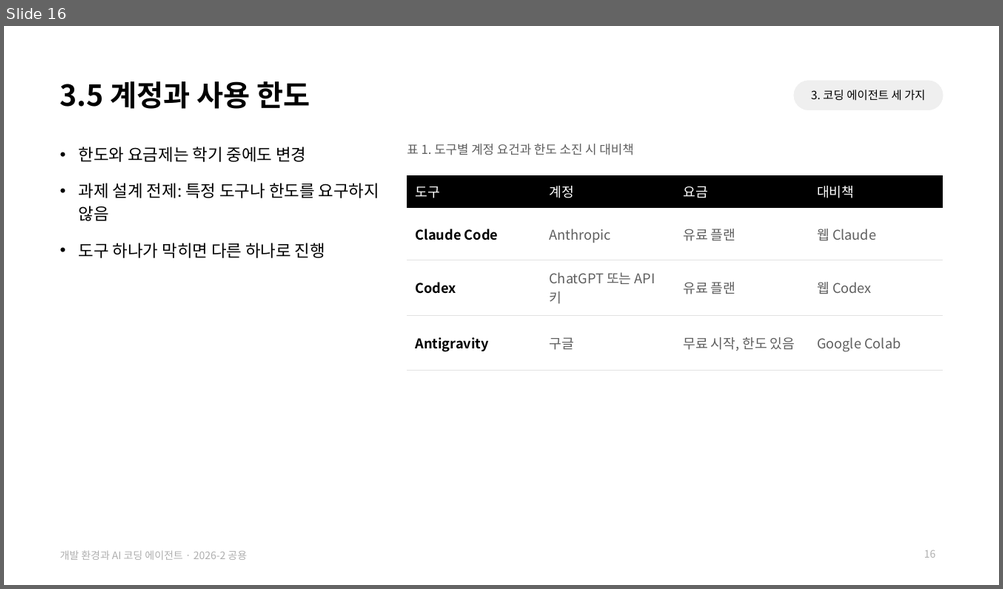
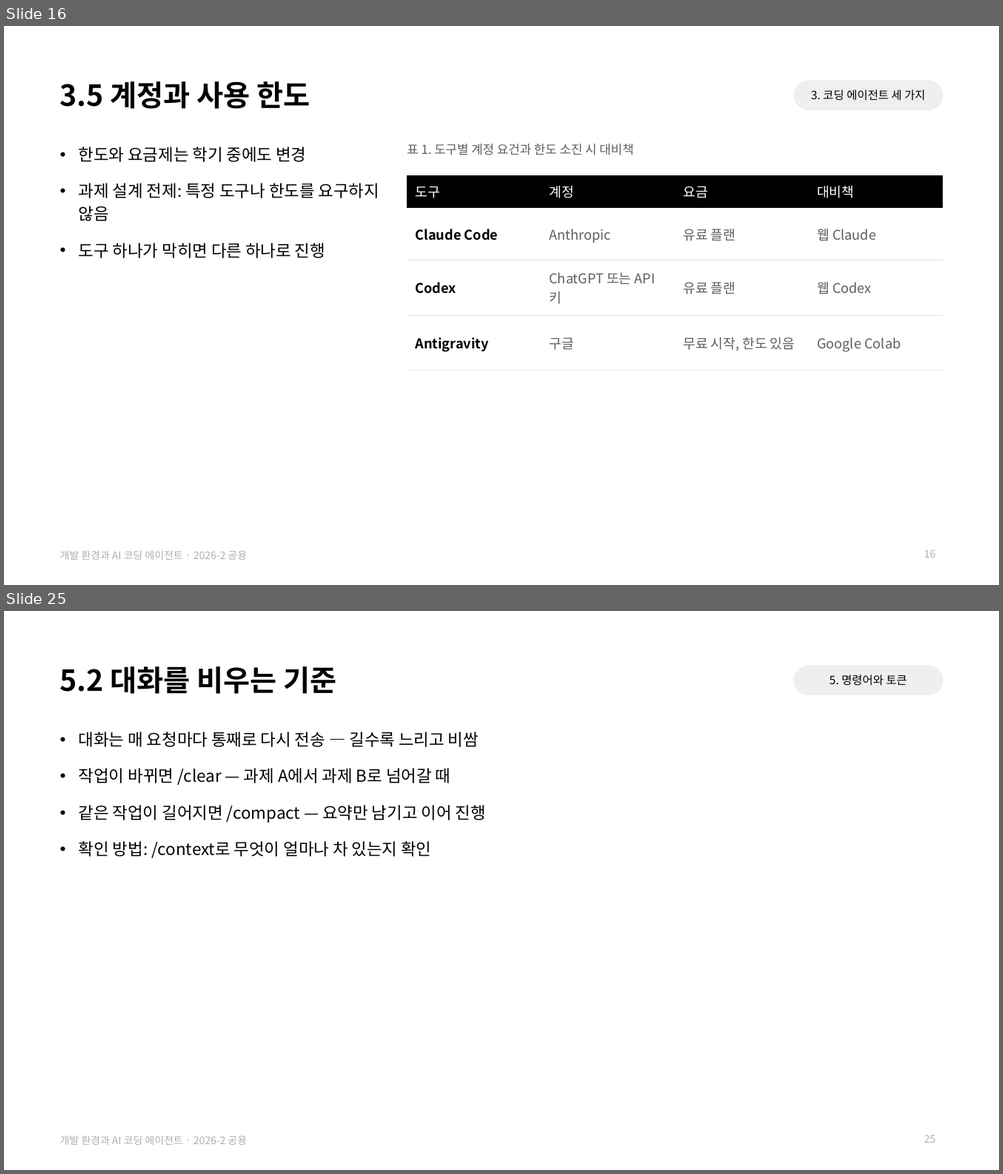
Before and after one commit to jihoyeo/smart-transport-logistics, a slide deck: slides/common/dev_env.pptx. Shown one above the other, each under a label of ours: slide 16 before the commit, slides 16 and 25 after it; the slides between them are not shown. The pictures are 1003x589 and 1003x1174 pixels, drawn with LibreOffice and Linux fonts; fonts in the diff are those of the drawing. Boxes give left, top, right and bottom in pixels: in the first picture for what was removed or moved away, otherwise in the second. Text is boxed around its words. In the diff, an @@ line names an element or a change of style, - is before the commit and + after.

```diff
--- a/slides/common/dev_env.pptx
+++ b/slides/common/dev_env.pptx
@@ slide 25 added at (4,611,999,1170), background #FFFFFF; not listed: 1 template element that a slide beside it also shows @@
@@ title added at (60,667,336,694), 28 pt, text #000000, bold @@
+5.2 대화를 비우는 기준
@@ text added at (794,666,942,695), fill #EFEFEF, 11 pt, text #000000 @@
+5. 명령어와 토큰
@@ text added at (79,732,486,858), 16 pt, text #000000 @@
+• 대화는 매 요청마다 통째로 다시 전송 — 길수록 느리고 비쌈
+• 작업이 바뀌면 /clear — 과제 A에서 과제 B로 넘어갈 때
+• 같은 작업이 길어지면 /compact — 요약만 남기고 이어 진행
+• 확인 방법: /context로 무엇이 얼마나 차 있는지 확인
@@ page number added at (924,1136,936,1143), 10 pt, text #AFAFAF @@
+25
```
Also in this commit, not shown: 12 slides changed, 7 other slides added, 2 slides removed, 4 other files.
